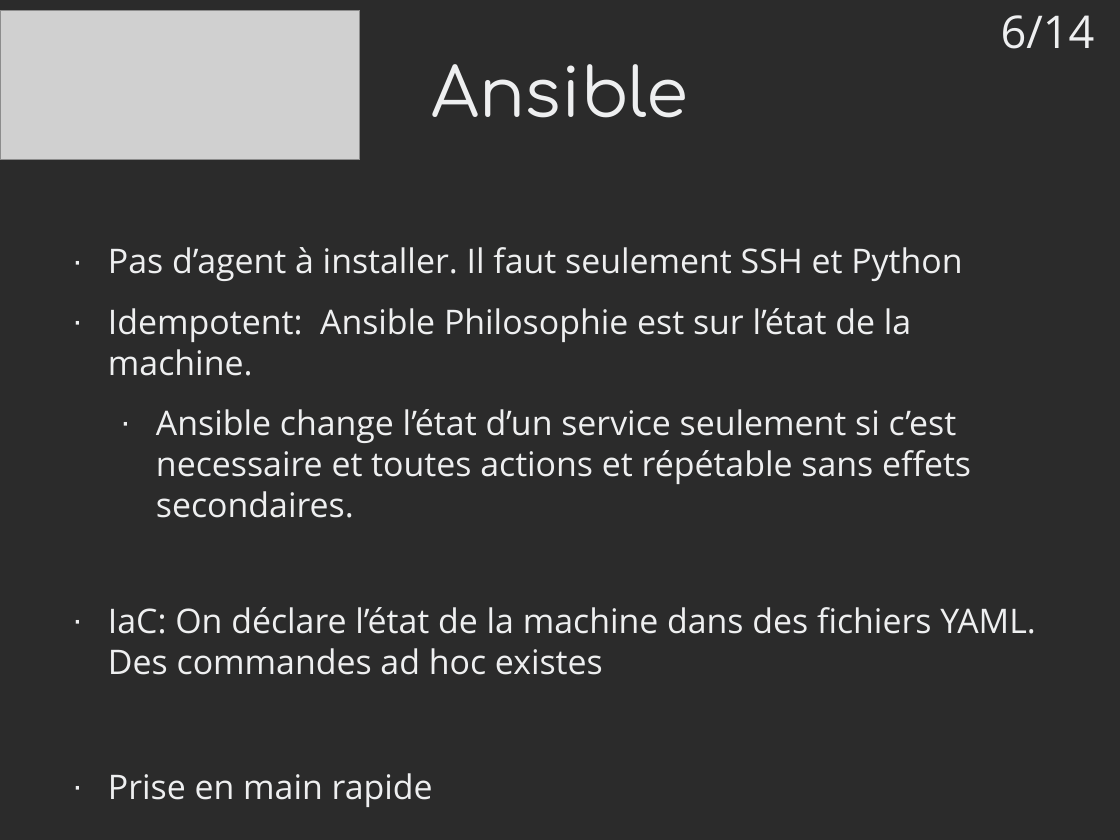
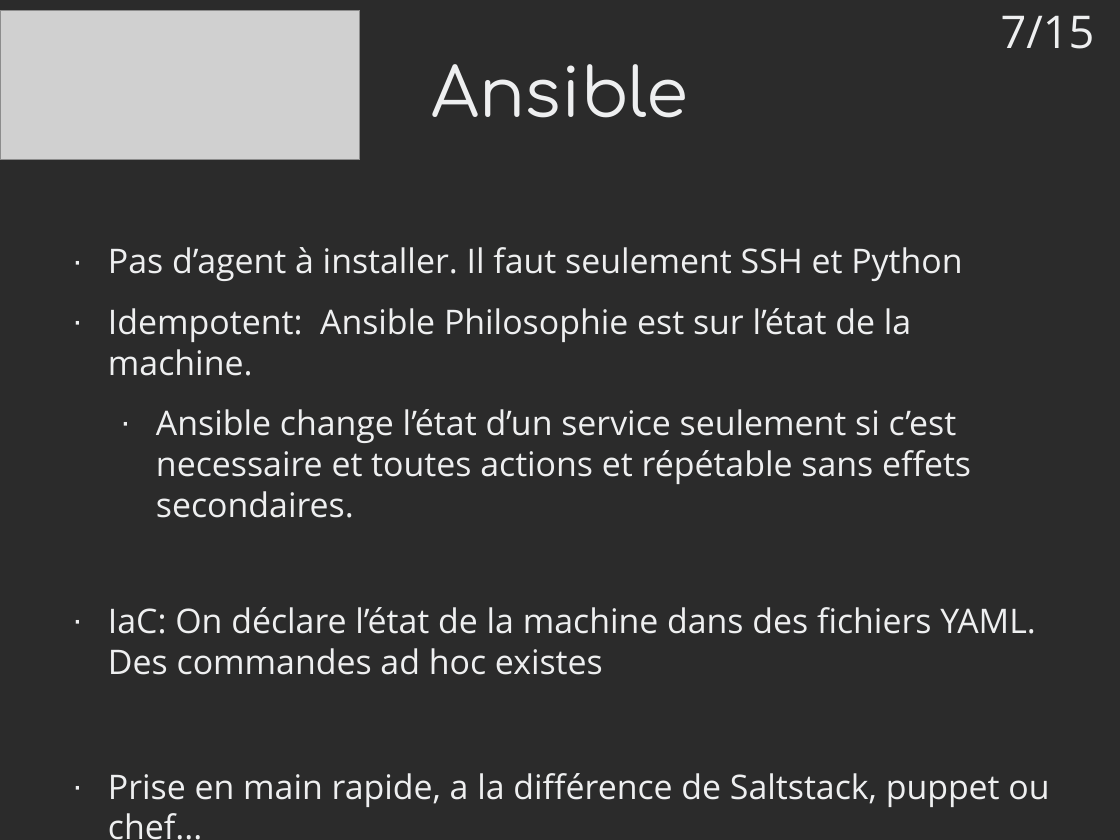
Before and after one commit to mrwormo/rapport_de_stage, a slide deck: slide 7 of files/prez.odp (slide 6 before the commit). Drawn at 1120x840 pixels with LibreOffice and Linux fonts; fonts in the diff are those of the drawing; grey boxes stand for pictures; background and template pictures are left out; a plain dark background stands for a picture behind light text. Boxes give left, top, right and bottom in pixels: in the first picture for what was removed or moved away, otherwise in the second. Text is boxed around its words. In the diff, an @@ line names an element or a change of style, - is before the commit and + after.

```diff
--- a/files/prez.odp
+++ b/files/prez.odp
@@ text at box(1001, 15, 1095, 49): text changed @@
-6/14
+7/15
@@ text at box(108, 773, 1049, 840): text changed @@
-· Prise en main rapide
+· Prise en main rapide, a la différence de Saltstack, puppet ou chef...
```
Also in this commit, not shown: 11 other slides changed, 3 slides added, 2 slides removed, 2 other files.
